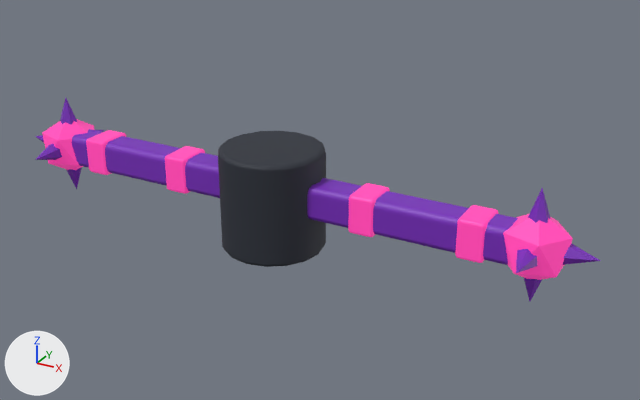
The Blender file orbit_runner_game/assets_source/blender/HAZ_Spinner.blend: old version first, new version second.
The view is the same before and after, from a 50 mm camera at (4.89, -7.79, 4.58) aimed at (0.49, 0.21, 0.58). Arrows for +X, +Y and +Z are at lower left; the lights stay in place. The older version comes first.

The first picture shows 'Ball_-1', 'Ball_1', 'Bar', 'Hub', 'Spike_-1_3', 'Spike_-1_4', 'Spike_-1_5', 'Spike_1_0', 'Spike_1_3', 'Spike_1_4', 'Spike_1_5', 'Stripe_0', 'Stripe_1', 'Stripe_2', 'Stripe_3'.
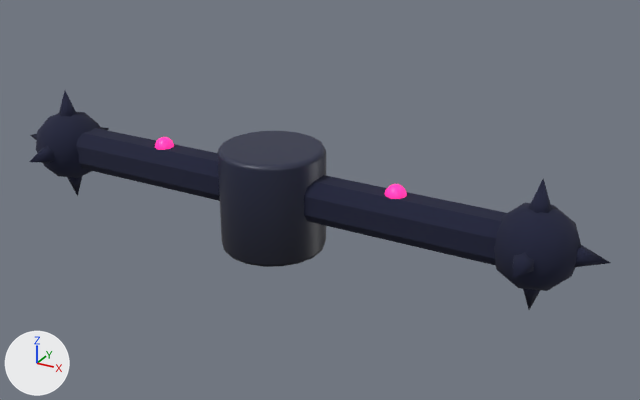
Boxes (x1, y1, x2, y2) around the edits, measured in the pictures (640 x 400 px):
'ArmOutline', added (dark blue)
    after: (30, 91, 610, 310)
'Hub', reshaped
    before: (218, 131, 326, 267)
    after: (217, 131, 326, 267)
'Bar', deleted (purple)
    before: (71, 129, 518, 265)
'Ball_1', deleted (pink)
    before: (503, 214, 573, 280)
'Stripe_3', deleted (pink)
    before: (455, 205, 499, 263)
'Stripe_2', deleted (pink)
    before: (348, 183, 390, 237)
'Ball_-1', deleted (pink)
    before: (42, 119, 95, 170)
'Stripe_1', deleted (pink)
    before: (165, 146, 205, 194)
'Stripe_0', deleted (pink)
    before: (86, 130, 126, 175)
'Spike_1_0', deleted (purple)
    before: (563, 244, 601, 265)
'Spike_1_4', deleted (purple)
    before: (528, 188, 550, 223)
'Spike_1_3', deleted
    before: (516, 249, 538, 273)
'Spike_-1_3', deleted
    before: (35, 143, 62, 160)
'Light_1', added
    after: (384, 184, 407, 199)
'Spike_-1_4', deleted
    before: (60, 98, 77, 125)
'Spike_1_5', deleted (mostly hidden)
    before: (523, 277, 542, 301)
'Light_0', added
    after: (155, 137, 174, 150)
'Spike_-1_5', deleted
    before: (66, 167, 82, 189)

Patch to the scene script:
```diff
--- a/orbit_runner_game/assets_source/blender/HAZ_Spinner.blend.py
+++ b/orbit_runner_game/assets_source/blender/HAZ_Spinner.blend.py
@@ mat_m_hazardbody @@
+mat_m_hazardbody = bpy.data.materials.new('M_HazardBody')
+mat_m_hazardbody.use_nodes = True; mat_m_hazardbody.node_tree.nodes.clear()
+_N = mat_m_hazardbody.node_tree.nodes; _L = mat_m_hazardbody.node_tree.links
+n0 = _N.new('ShaderNodeBsdfPrincipled'); n0.name = 'Principled BSDF'
+n0.inputs[2].default_value = 0.45  # 'Roughness'
+n1 = _N.new('ShaderNodeOutputMaterial'); n1.name = 'Material Output'
+n2 = _N.new('ShaderNodeVertexColor'); n2.name = 'Color Attribute'
+n2.layer_name = 'Col'
+_L.new(n0.outputs[0], n1.inputs[0])  # 'BSDF' to 'Surface'
+_L.new(n2.outputs[0], n0.inputs[0])  # 'Color' to 'Base Color'
@@ me_hub @@
-me_hub.from_pydata(...)  # 32 vertices, 18 faces; spans x -0.6..0.6, y -0.6..0.6, z -0.6..0.6
-me_hub.materials.append(mat_m_dark)  # dark blue #2a2f3a
+me_hub.from_pydata(...)  # 36 vertices, 20 faces; spans x -0.591..0.591, y -0.6..0.6, z -0.6..0.6
+# me_hub part 1
+# 28 vertices are removed from x -0.6..0.6, y -0.554..0.554, z -0.6..0.6
+# 18 faces are deleted
+# 16 vertices are added at x -0.591..0.591, y -0.564..0.564, z -0.6
+# 16 new vertices lie (0.0, 0.0, 1.2) away from vertices in x -0.591..0.591, y -0.564..0.564, z -0.6
+# 20 new faces join them
+me_hub.materials.append(mat_m_hazardbody)
@@ ob_bar @@
-ob_bar = bpy.data.objects.new('Bar', me_bar)
@@ ob_stripe_0 @@
-ob_stripe_0 = bpy.data.objects.new('Stripe_0', me_stripe_0)
@@ ob_stripe_1 @@
-ob_stripe_1 = bpy.data.objects.new('Stripe_1', me_stripe_1)
@@ ob_stripe_2 @@
-ob_stripe_2 = bpy.data.objects.new('Stripe_2', me_stripe_2)
@@ ob_stripe_3 @@
-ob_stripe_3 = bpy.data.objects.new('Stripe_3', me_stripe_3)
@@ ob_ball__1 @@
-ob_ball__1 = bpy.data.objects.new('Ball_-1', me_ball__1)
@@ ob_spike__1_3 @@
-ob_spike__1_3 = bpy.data.objects.new('Spike_-1_3', me_spike__1_3)
@@ ob_spike__1_4 @@
-ob_spike__1_4 = bpy.data.objects.new('Spike_-1_4', me_spike__1_4)
@@ ob_spike__1_5 @@
-ob_spike__1_5 = bpy.data.objects.new('Spike_-1_5', me_spike__1_5)
@@ ob_ball_1 @@
-ob_ball_1 = bpy.data.objects.new('Ball_1', me_ball_1)
@@ ob_spike_1_0 @@
-ob_spike_1_0 = bpy.data.objects.new('Spike_1_0', me_spike_1_0)
@@ ob_spike_1_3 @@
-ob_spike_1_3 = bpy.data.objects.new('Spike_1_3', me_spike_1_3)
@@ ob_spike_1_4 @@
-ob_spike_1_4 = bpy.data.objects.new('Spike_1_4', me_spike_1_4)
@@ ob_spike_1_5 @@
-ob_spike_1_5 = bpy.data.objects.new('Spike_1_5', me_spike_1_5)
@@ ob_light_1 @@
+ob_light_1 = bpy.data.objects.new('Light_1', me_light_1)  # a UV sphere (10 segments, 6 rings, poles along z) spanning x -0.114..0.114, y -0.12..0.12, z -0.12..0.12; in mat_m_hazard (pink #ff2d9a, glowing pink #ff2d9a)
+ob_light_1.parent = ob_arm
+ob_light_1.location = (1.5, 0.0, 0.93)
@@ ob_light_0 @@
+ob_light_0 = bpy.data.objects.new('Light_0', me_light_0)  # a UV sphere (10 segments, 6 rings, poles along z) spanning x -0.114..0.114, y -0.12..0.12, z -0.12..0.12; in mat_m_hazard (pink #ff2d9a, glowing pink #ff2d9a)
+ob_light_0.parent = ob_arm
+ob_light_0.location = (-1.5, 0.0, 0.93)
@@ ob_armoutline @@
+ob_armoutline = bpy.data.objects.new('ArmOutline', me_armoutline)  # 344 vertices, 466 faces; spans x -3.72..3.72, y -0.72..0.72, z -0.72..0.72; in mat_m_outline (dark blue #1b1f3a)
+ob_armoutline.parent = ob_arm
+ob_armoutline.location = (0.0, 0.0, 0.7)
```
